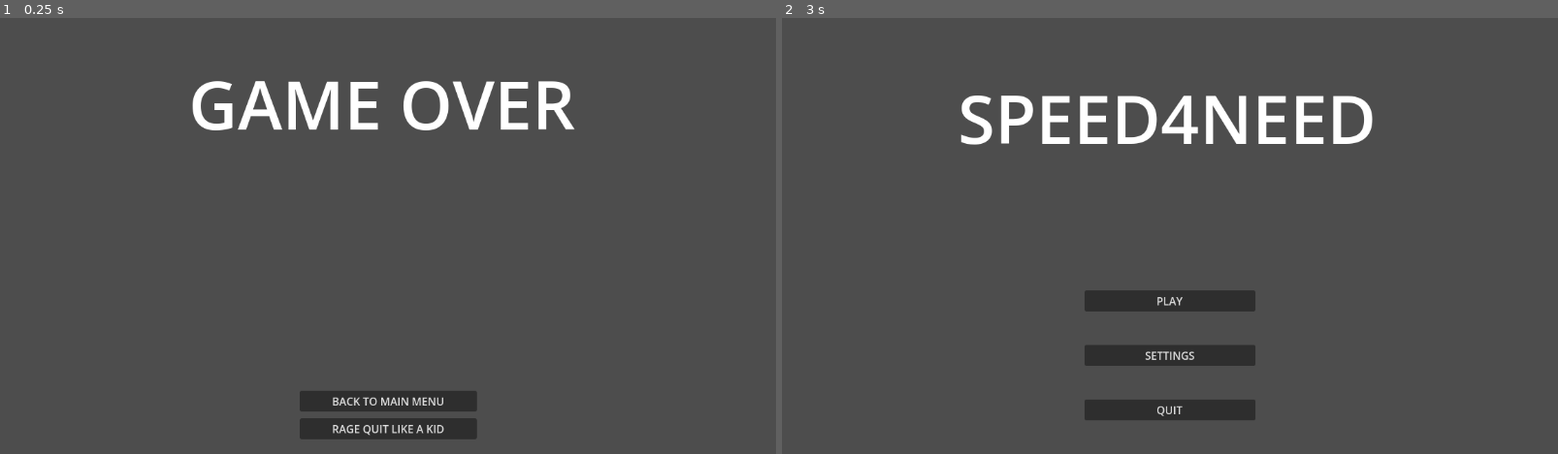
Above: before the commit, frames 1-2 (left to right).
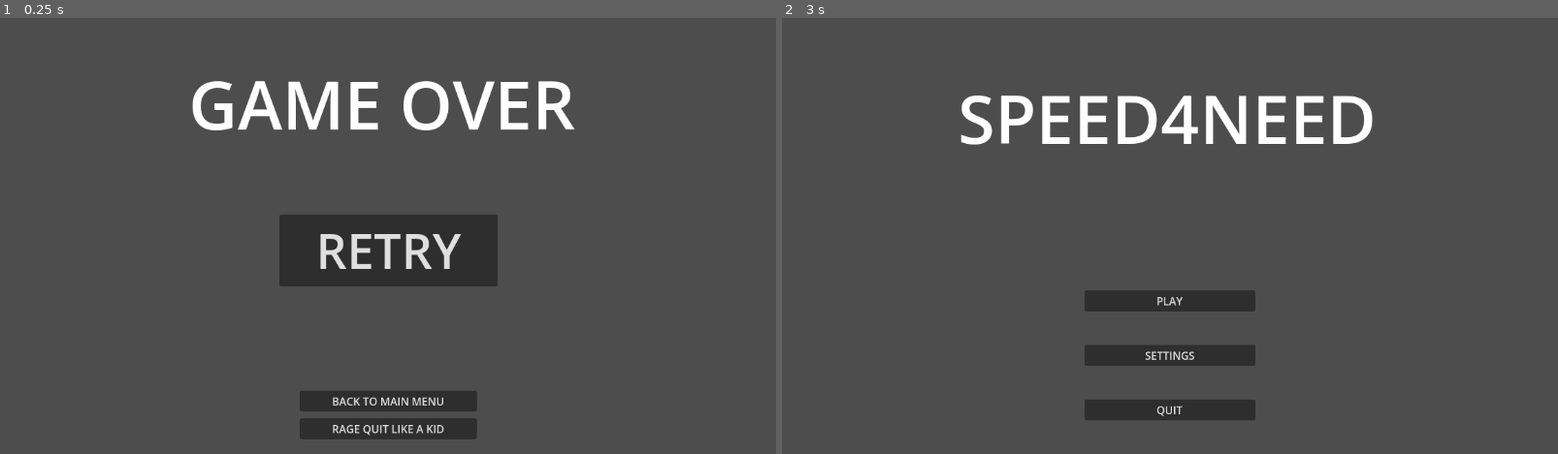
Above: after the commit, the same moments.

Repository: Lilianbazantay/Speed4Need
Game: Godot game, scene res://scenes/GameOver/GameOver.tscn
Same seed, same stepped clock (60 frames per second), same inputs: the game is played once before the commit and once after it. This scene is started directly instead of the project's main scene.
Inputs (mouse positions are in pixels of both pictures, inside the frame that each line leads up to):
- Up to frame 1 (0.25 s): no input
- Up to frame 2 (3 s): click (1170, 249) at 0.5 s, where only the run after the commit has a clickable "RETRY"; click (1170, 249) at 1.25 s, where only the run after the commit has a clickable "RETRY"; click (1170, 249) at 2 s, where only the run after the commit has a clickable "RETRY"; click "BACK TO MAIN MENU" at 2.75 s

The runs differ from the first frame. In frame 1, 4.6% of the frame differs, in the area x 36-65%, y 45-62%; in frame 2, nothing differs.

Commit message:
feat(Levels): add retry button on death screen

Diff:
--- /dev/null
+++ b/GobalScripts/GameRoomsData.gd
@@ -0,0 +1,15 @@
+extends Node
+
+class Room:
+	var name: String;
+	var id: String;
+	var scenePath: String;
+	var won: bool;
+	var bestSpeed: float;
+	var bestTime: float;
+
+var prevRoom: Room;
+
+var prevRoomPath: String;
+
+var roomArray: Array;
--- a/project.godot
+++ b/project.godot
@@ -20,6 +20,7 @@
 Utils="*uid://c83j4m72gr1s8"
 PlayerRecord="*uid://dpah5efbhfui"
 PlayerSettings="*uid://p1vkxn7gmm80"
+GameRoomsData="*uid://cuvhpurmfo5oe"
 
 [display]
 
--- a/scenes/GameOver/GameOver.tscn
+++ b/scenes/GameOver/GameOver.tscn
@@ -24,6 +24,15 @@
 grow_horizontal = 2
 theme_override_font_sizes/normal_font_size = 100
 text = "GAME OVER"
+
+[node name="Retry" type="Button" parent="." unique_id=2050436394]
+layout_mode = 0
+offset_left = 415.0
+offset_top = 292.0
+offset_right = 739.0
+offset_bottom = 399.0
+theme_override_font_sizes/font_size = 72
+text = "RETRY"
 
 [node name="MarginContainer" type="MarginContainer" parent="." unique_id=922904350]
 layout_mode = 1
@@ -55,5 +64,6 @@
 stream = ExtResource("2_kgfi2")
 volume_db = 24.0
 
+[connection signal="pressed" from="Retry" to="." method="_on_retry_pressed"]
 [connection signal="pressed" from="MarginContainer/VBoxContainer/BackToMainMenu" to="." method="_on_back_to_main_menu_pressed"]
 [connection signal="pressed" from="MarginContainer/VBoxContainer/RageQuit" to="." method="_on_rage_quit_pressed"]
--- a/scenes/GameOver/game_over.gd
+++ b/scenes/GameOver/game_over.gd
@@ -7,8 +7,14 @@
 	if looser_sound != null :
 		looser_sound.play()
 
+
 func _on_back_to_main_menu_pressed() -> void:
 	get_tree().change_scene_to_file("res://scenes/MainMenu/MainMenu.tscn")
 
 func _on_rage_quit_pressed() -> void:
 	get_tree().quit()
+
+
+func _on_retry_pressed() -> void:
+	if (GameRoomsData.prevRoomPath != ""):
+		Utils.load_screen_to_scene(GameRoomsData.prevRoomPath)
--- a/scenes/level_select/level_icon.gd
+++ b/scenes/level_select/level_icon.gd
@@ -16,3 +16,4 @@
 
 func _on_button_pressed() -> void:
 	Utils.load_screen_to_scene(scene_path)
+	GameRoomsData.prevRoomPath = scene_path;
Not shown, added: GobalScripts/GameRoomsData.gd.uid
